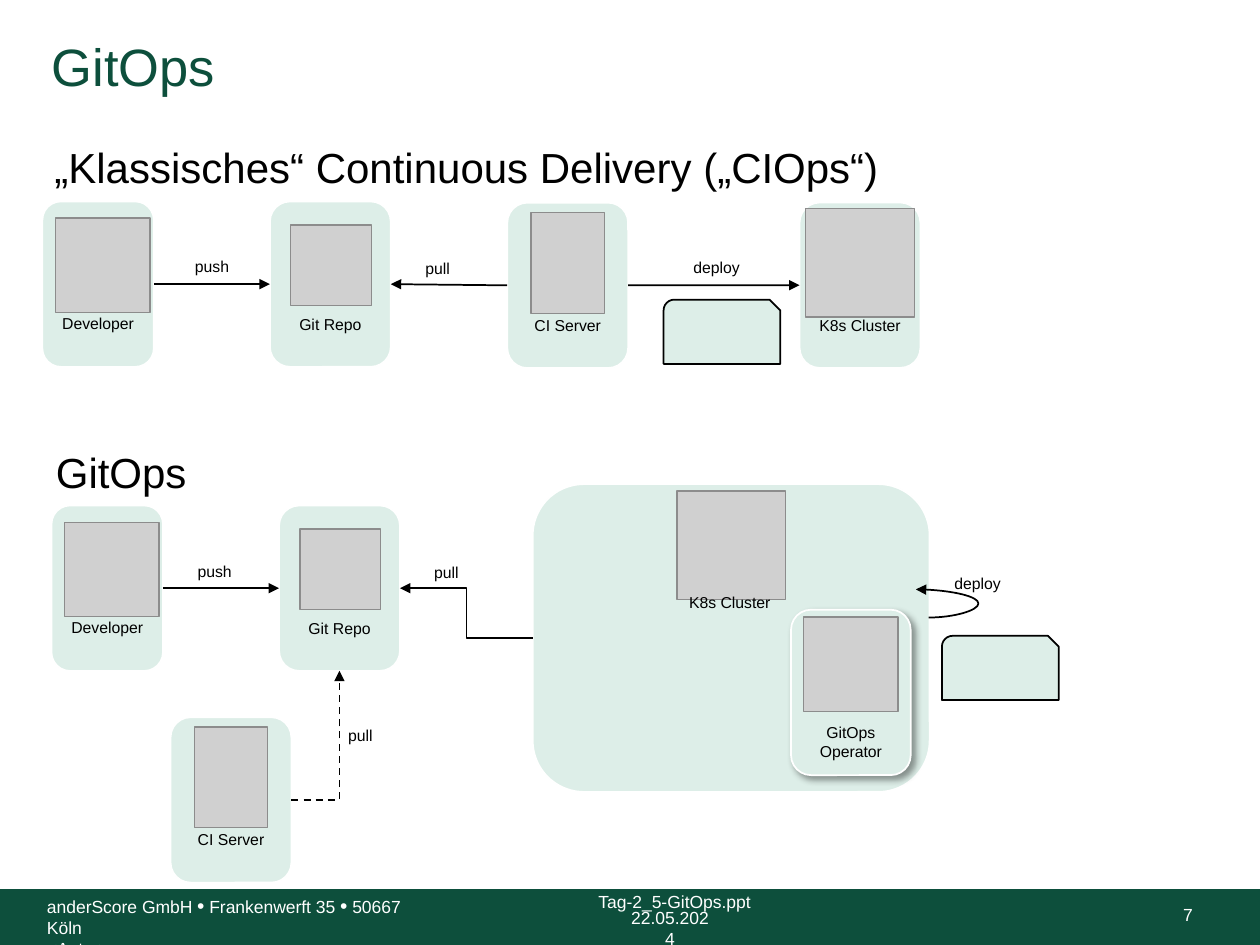
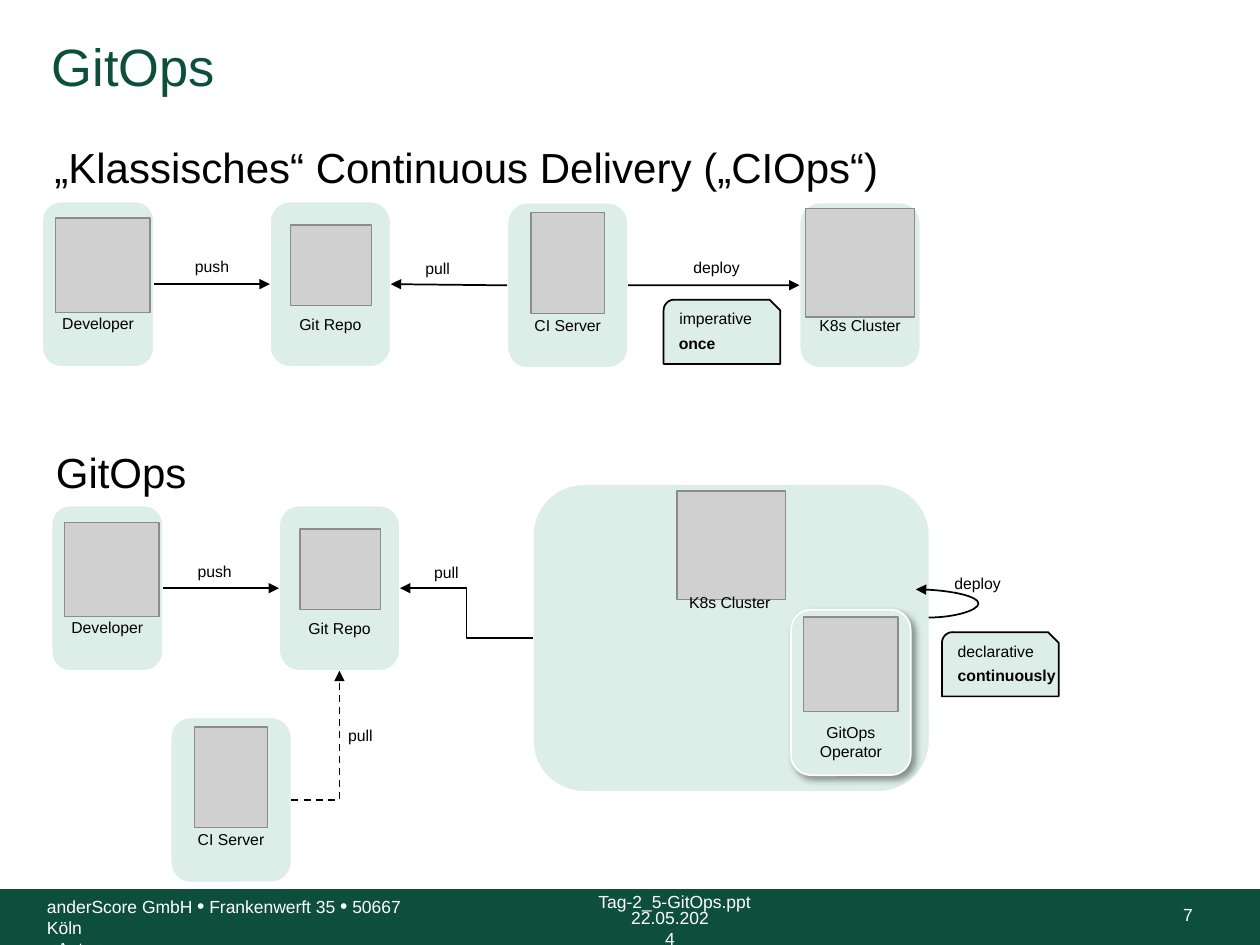
Before and after one commit to anderscore-gmbh/gitlab, a slide deck: slide 7 of slides/Tag-2_5-GitOps.pptx. Drawn at 1260x945 pixels with LibreOffice and Linux fonts; fonts in the diff are those of the drawing; grey boxes stand for pictures; background and template pictures are left out. Boxes give left, top, right and bottom in pixels: in the first picture for what was removed or moved away, otherwise in the second. Text is boxed around its words. In the diff, an @@ line names an element or a change of style, - is before the commit and + after.

```diff
--- a/slides/Tag-2_5-GitOps.pptx
+++ b/slides/Tag-2_5-GitOps.pptx
@@ text in snip round rect at [679, 312, 752, 328]: text added @@
+imperative
@@ text added at [679, 340, 716, 349], 9 pt, text #000000, bold @@
+once
@@ snip round rect removed at [942, 636, 1060, 701] @@
@@ snip round rect added at [942, 633, 1060, 697], fill #DDEEE8, outline #000000 1 pt, 9 pt, text #000000 @@
+declarative
@@ text added at [958, 669, 1056, 685], 9 pt, text #000000, bold @@
+continuously
```
Also in this commit, not shown: 1 other slide changed.
